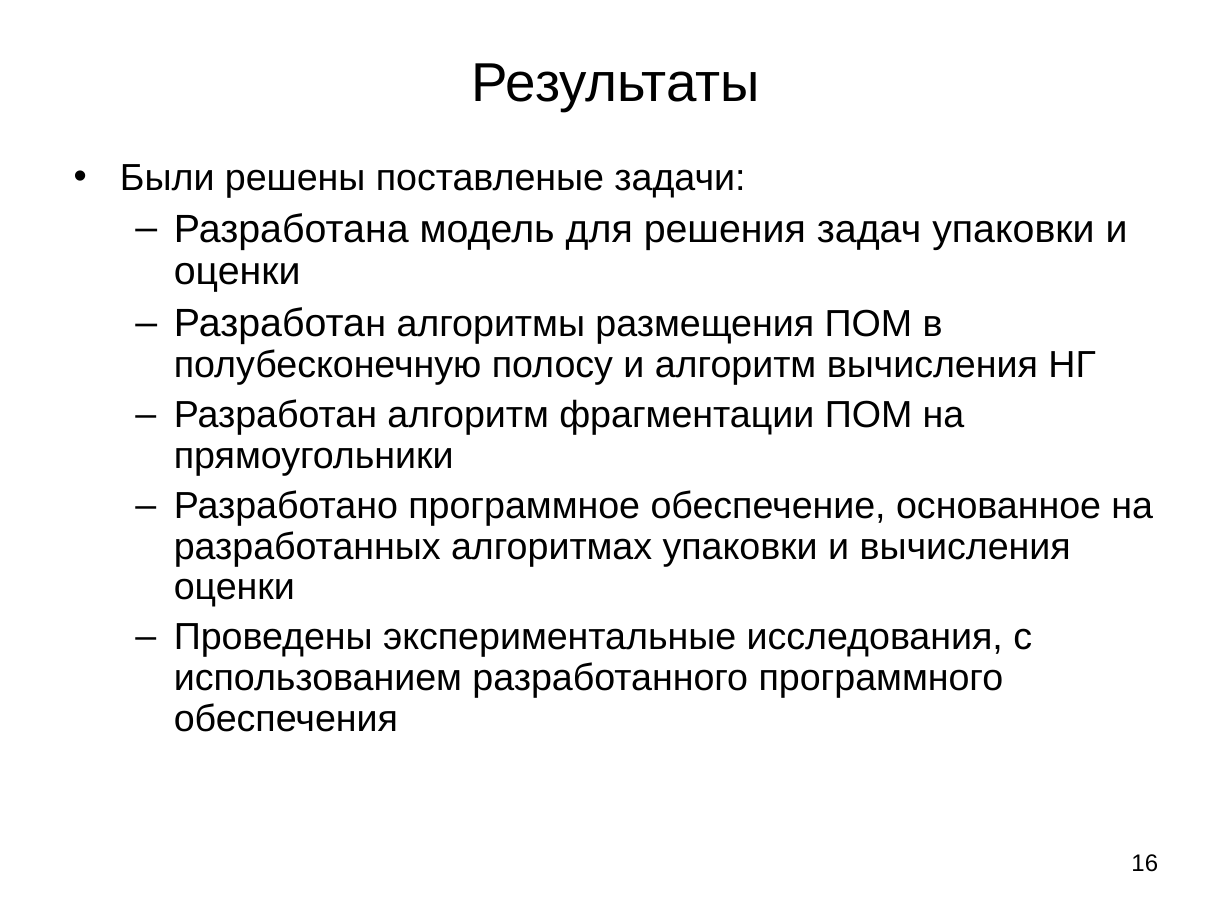
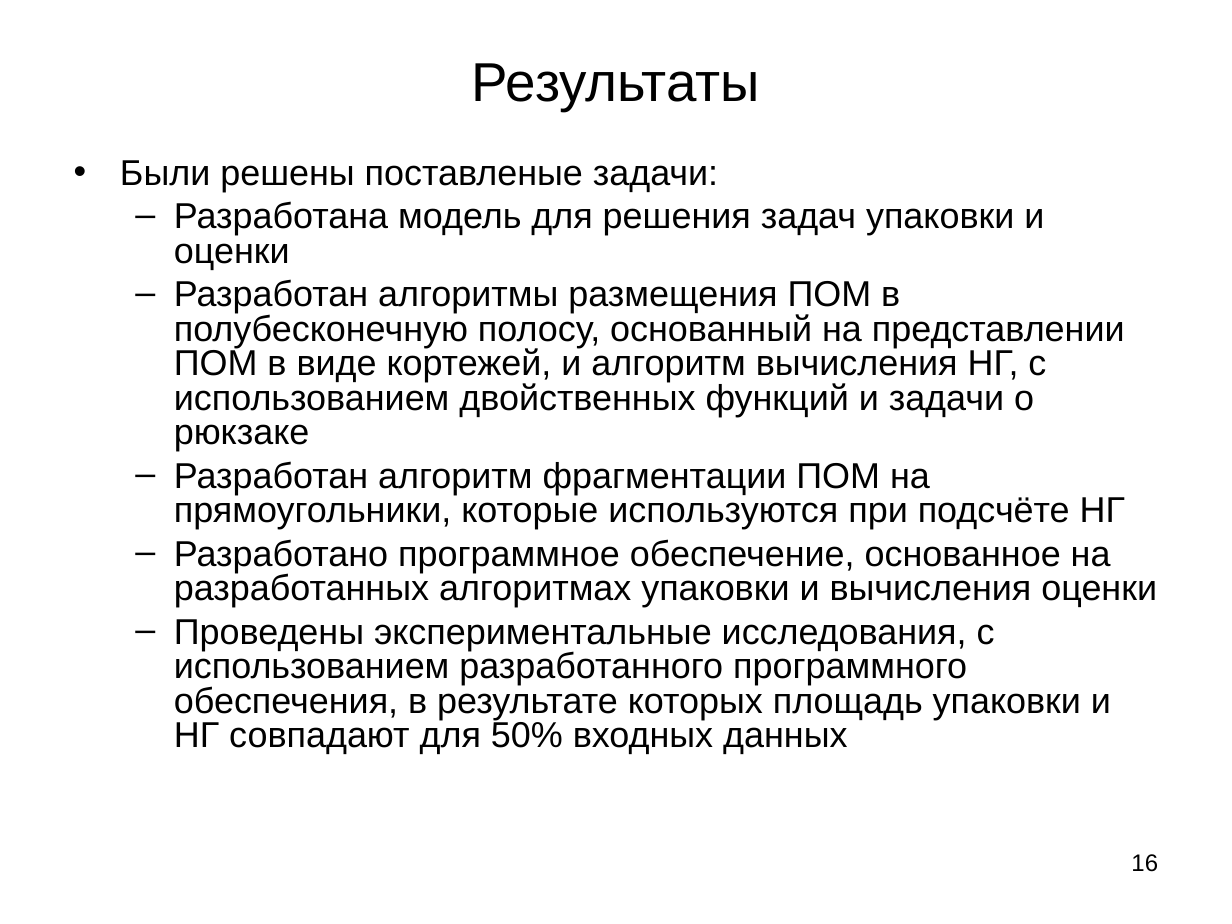
Before and after one commit to zingibertram/thesis-dissertation, a slide deck: slide 16 of Отчёт/Презентация.ppt. Drawn at 1232x924 pixels with LibreOffice and Linux fonts; fonts in the diff are those of the drawing. Boxes give left, top, right and bottom in pixels: in the first picture for what was removed or moved away, otherwise in the second. Text is boxed around its words. In the diff, an @@ line names an element or a change of style, - is before the commit and + after.

```diff
--- a/Отчёт/Презентация.ppt
+++ b/Отчёт/Презентация.ppt
@@ text at <box>120,160,1157,607</box>: size 22 to 21 pt in "Были решены поставленые задачи:", "Разработано программное обеспечение, основанное на разработа ..."; size 23 to 21 pt in "Разработана модель для решения задач упаковки и ..."; line spacing 0.9 to 0.8 @@
@@ text at <box>174,279,1125,529</box>: text changed; size 22 to 21 pt @@
-  – Разработан алгоритмы размещения ПОМ в полубесконечную полосу и алгоритм вычисления НГ
-  – Разработан алгоритм фрагментации ПОМ на прямоугольники
+  – Разработан алгоритмы размещения ПОМ в полубесконечную полосу, основанный на представлении ПОМ в виде кортежей, и алгоритм вычисления НГ, с использованием двойственных функций и задачи о рюкзаке
+  – Разработан алгоритм фрагментации ПОМ на прямоугольники, которые используются при подсчёте НГ
@@ text at <box>174,619,1111,754</box>: text changed; size 22 to 21 pt @@
-  – Проведены экспериментальные исследования, с использованием разработанного программного обеспечения
+  – Проведены экспериментальные исследования, с использованием разработанного программного обеспечения, в результате которых площадь упаковки и НГ совпадают для 50% входных данных
```
Also in this commit, not shown: 4 other slides changed, 1 slide added, 1 slide removed, 14 other files.
